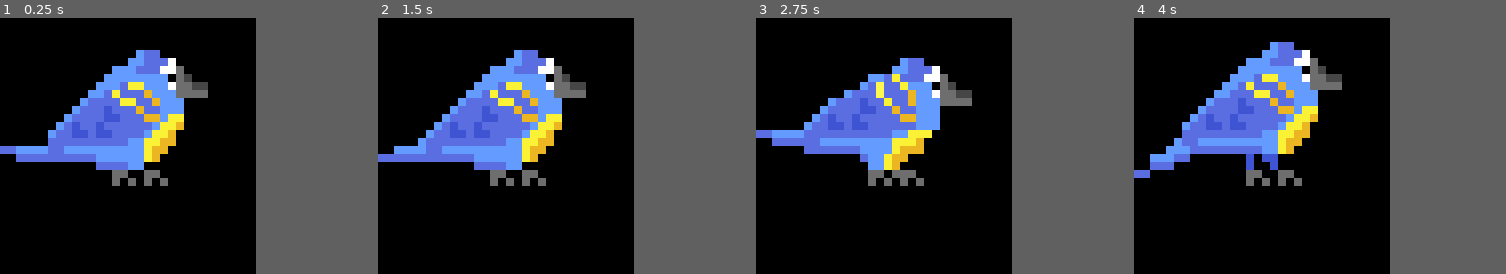
Above: before the commit, frames 1-4 (left to right).
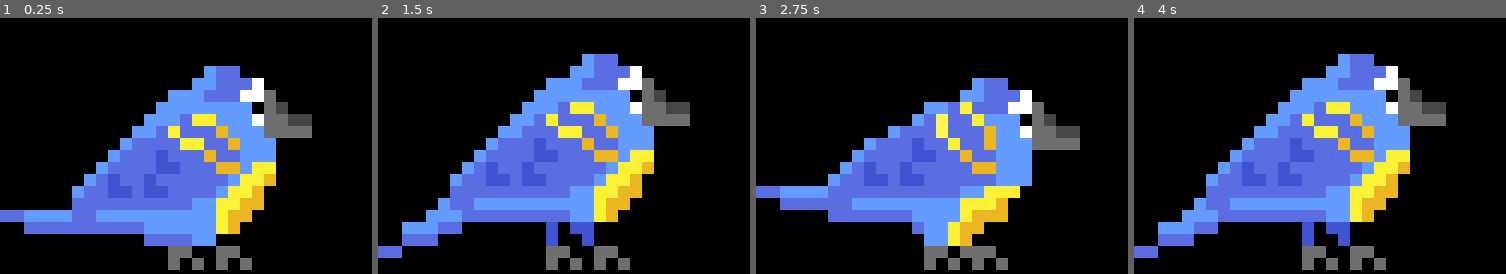
Above: after the commit, the same moments.

Repository: niels1020/desktop-pet
Game: Godot game, scene res://main.tscn
Two runs of this game, one before a commit and one after it. Both use one fixed random seed, a clock stepped at 60 frames per second and the inputs below.
Inputs (mouse positions are in pixels of both pictures, inside the frame that each line leads up to):
- Up to frame 1 (0.25 s): no input
- Up to frame 2 (1.5 s): move the mouse to (564, 133) at 0.52 s; move the mouse to (456, 158) at 1.27 s
- Up to frame 3 (2.75 s): move the mouse to (908, 89) at 2.02 s
- Up to frame 4 (4 s): move the mouse to (1249, 197) at 2.77 s; move the mouse to (1338, 184) at 3.52 s
In our replay, the window is 64x64 before the commit and 93x64 after it. These sizes can differ from the game's own. Grey fills any space a smaller window leaves; there, only what the larger window draws over its background counts as a difference.

The runs differ from the first frame. In frame 1, 38% of the frame differs, in the area x 0-84%, y 12-99%; in frame 2, 37%; in frame 3, 36%; in frame 4, 38%, in the area x 0-84%, y 9-99%.
Error after the commit: Attempt to call function 'get_as_text' in base 'null instance' on a null instance. (res://main.gd:32)

Commit message:
added a window recognizer (not complaet)

Diff:
--- a/main.gd
+++ b/main.gd
@@ -1,22 +1,35 @@
 extends Node2D
 
-@onready var poly = $poly
+var cache = OS.get_cache_dir() + "/mds.desktop pet"
 @export var size:Vector2i
+@onready var sprite = $AnimatedSprite2D
 
 # Called when the node enters the scene tree for the first time.
 func _ready():
-	pass
+	await get_tree().process_frame
+
 
 
 # Called every frame. 'delta' is the elapsed time since the previous frame.
-func _process(_delta):
+func _physics_process(_delta):
 	var window = get_window()
 	if Input.is_action_just_pressed("escape"):
 		get_tree().quit()
 
 	window.size = size
 	window.position = Vector2i(100,100)
-	var i:Image = DisplayServer.screen_get_image(0)
+	get_landing_spots()
+
 
 func get_mouse_pos():
 	return Vector2(Vector2i(get_global_mouse_position())+get_window().position)
+
+
+func get_landing_spots():
+	DirAccess.make_dir_recursive_absolute(cache)
+	OS.execute(OS.get_user_data_dir()+"/recognizer.exe", [])
+	var file = FileAccess.open(cache + "window pos.txt",FileAccess.READ)
+	if file.get_as_text() == "":
+		print(file.get_open_error())
+	var content = file.get_as_text()
+	print(content)
--- a/main.tscn
+++ b/main.tscn
@@ -303,18 +303,12 @@
 [node name="Node2D" type="Node2D"]
 texture_filter = 1
 script = ExtResource("1_50gx7")
-size = Vector2i(64, 42)
+size = Vector2i(93, 42)
 
 [node name="AnimatedSprite2D" type="AnimatedSprite2D" parent="."]
-position = Vector2(32, 21)
-scale = Vector2(2, 2)
+position = Vector2(48, 31.5)
+scale = Vector2(3, 3)
 sprite_frames = SubResource("SpriteFrames_fnqdf")
 animation = &"idle"
 autoplay = "idle"
-frame_progress = 0.362196
-
-[node name="poly" type="Polygon2D" parent="."]
-position = Vector2(-26, -39)
-scale = Vector2(2, 2)
-color = Color(1, 1, 1, 0)
-polygon = PackedVector2Array(-16, -10.5, -16, 10.5, 16, 10.5, 16, -10.5)
+frame_progress = 0.61256
--- a/project.godot
+++ b/project.godot
@@ -22,7 +22,6 @@
 window/size/viewport_height=1
 window/size/initial_position_type=3
 window/size/initial_position=Vector2i(100, 100)
-window/size/resizable=false
 window/size/borderless=true
 window/size/always_on_top=true
 window/size/transparent=true
Not shown, changed: export_presets.cfg
Not shown, added: export/_internal/VCRUNTIME140.dll
Not shown, added: export/_internal/VCRUNTIME140_1.dll
Not shown, added: export/_internal/_bz2.pyd
Not shown, added: export/_internal/_decimal.pyd
Not shown, added: export/_internal/_hashlib.pyd
Not shown, added: export/_internal/_lzma.pyd
Not shown, added: export/_internal/_socket.pyd
Not shown, added: export/_internal/api-ms-win-core-console-l1-1-0.dll
Not shown, added: export/_internal/api-ms-win-core-datetime-l1-1-0.dll
Not shown, added: export/_internal/api-ms-win-core-debug-l1-1-0.dll
Not shown, added: export/_internal/api-ms-win-core-errorhandling-l1-1-0.dll
(and 49 more such lines)
